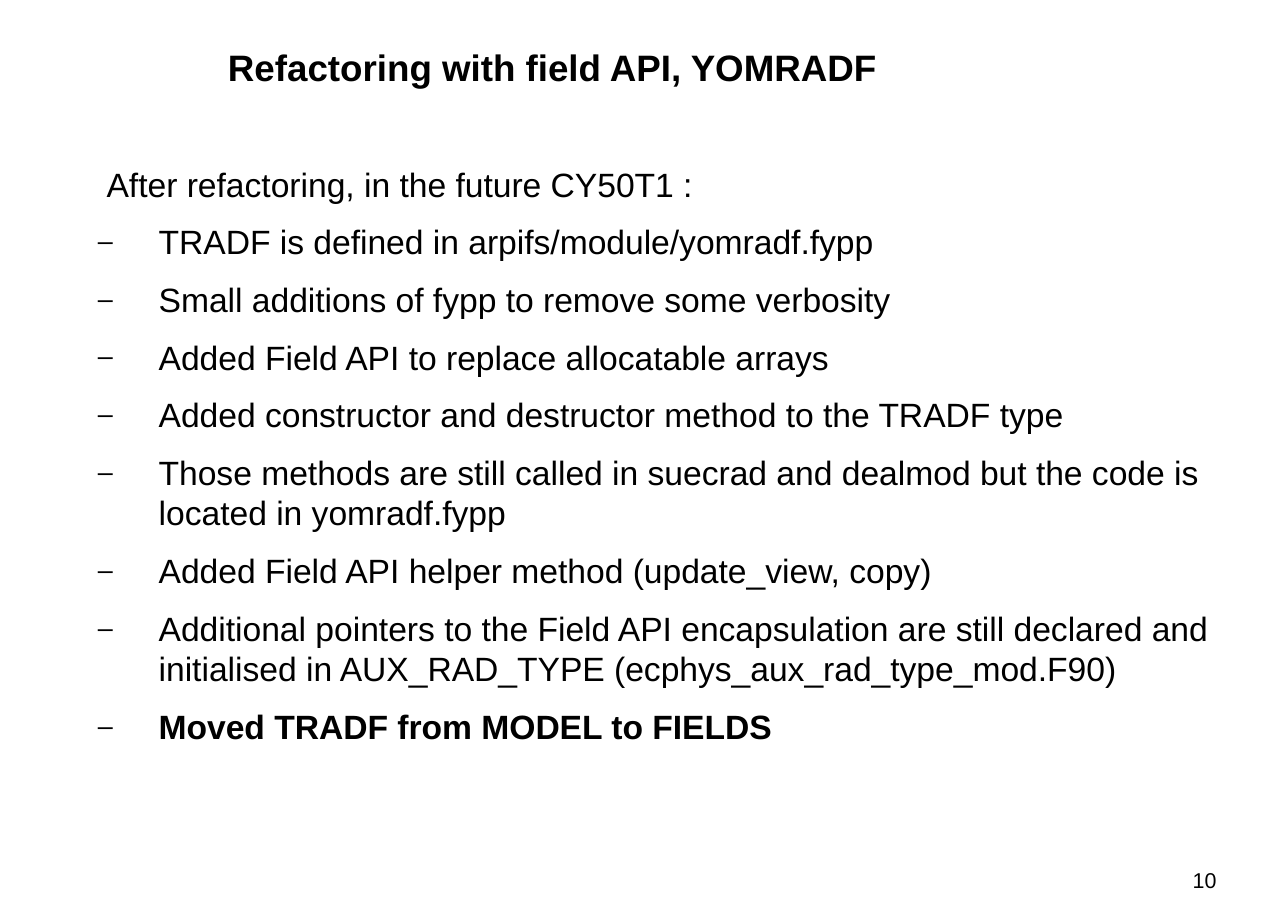
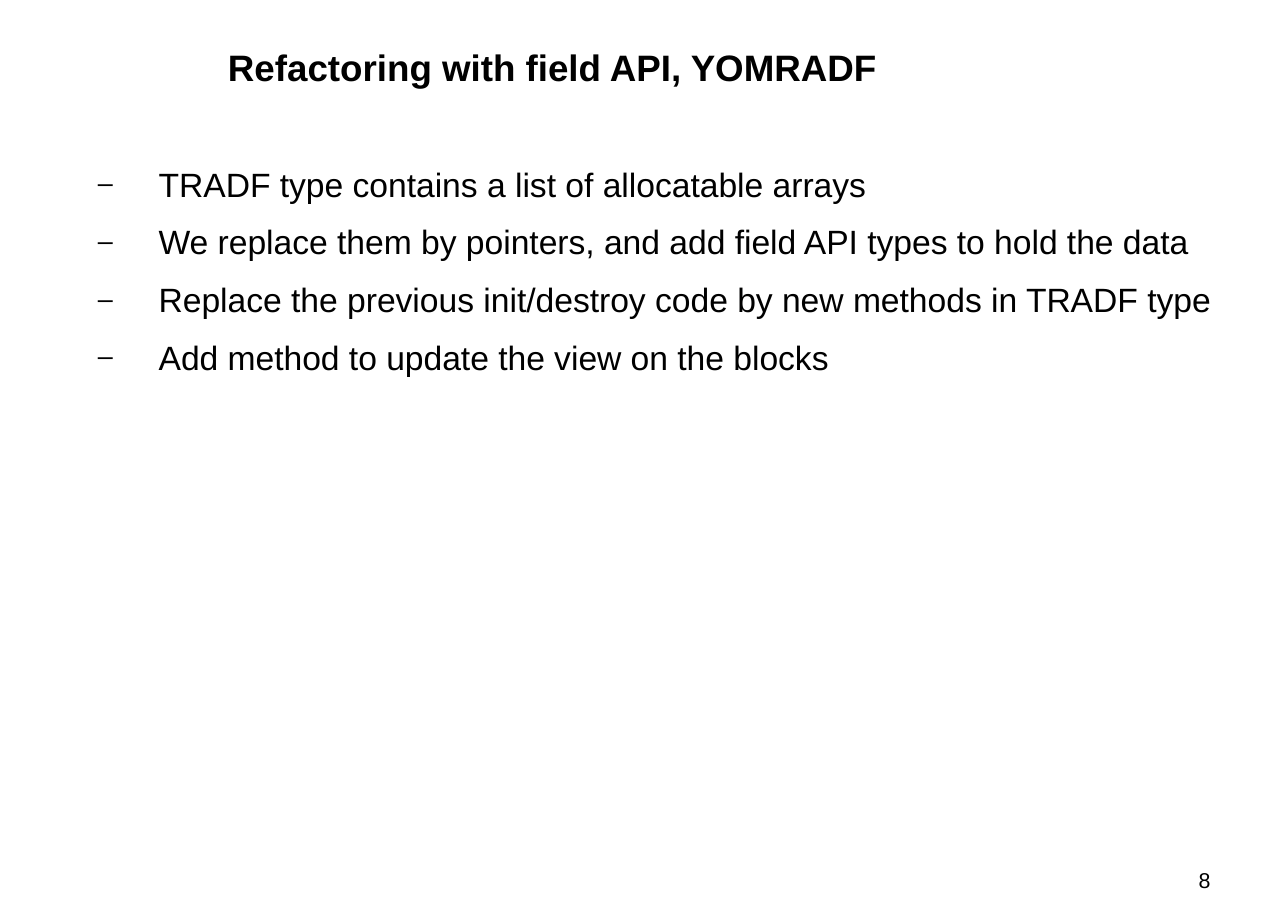
Before and after one commit to dareg/accord-ww-2025, a slide deck: slide 8 of 2025-10-22-accord_working_week.odp (slide 10 before the commit). Drawn at 1288x911 pixels with LibreOffice and Linux fonts; fonts in the diff are those of the drawing; background and template pictures are left out. Boxes give left, top, right and bottom in pixels: in the first picture for what was removed or moved away, otherwise in the second. Text is boxed around its words. In the diff, an @@ line names an element or a change of style, - is before the commit and + after.

```diff
--- a/2025-10-22-accord_working_week.odp
+++ b/2025-10-22-accord_working_week.odp
@@ text at (159, 172, 1211, 377): text changed @@
-After refactoring, in the future CY50T1 :
-  – TRADF is defined in arpifs/module/yomradf.fypp
-  – Small additions of fypp to remove some verbosity
-  – Added Field API to replace allocatable arrays
-  – Added constructor and destructor method to the TRADF type
-  – Those methods are still called in suecrad and dealmod but the code is located in yomradf.fypp
-  – Added Field API helper method (update_view, copy)
-  – Additional pointers to the Field API encapsulation are still declared and initialised in AUX_RAD_TYPE (ecphys_aux_rad_type_mod.F90)
-  – Moved TRADF from MODEL to FIELDS
+  – TRADF type contains a list of allocatable arrays
+  – We replace them by pointers, and add field API types to hold the data
+  – Replace the previous init/destroy code by new methods in TRADF type
+  – Add method to update the view on the blocks
@@ page number at (1199, 873, 1211, 889): text changed @@
-10
+8
```
Also in this commit, not shown: 2 other slides changed, 3 slides removed, 1 other file.
